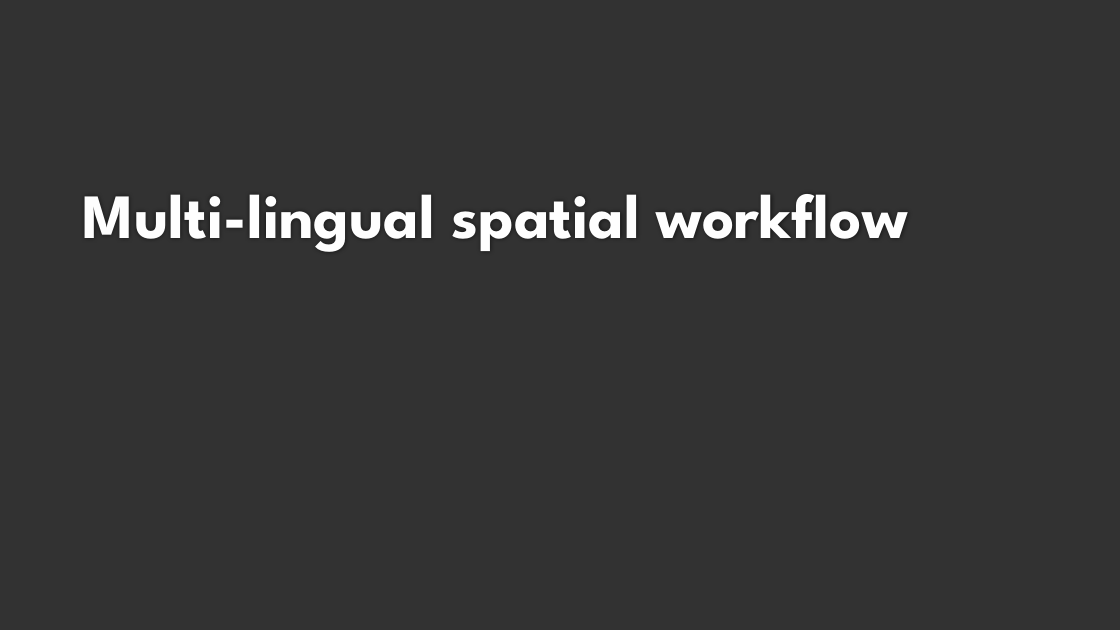
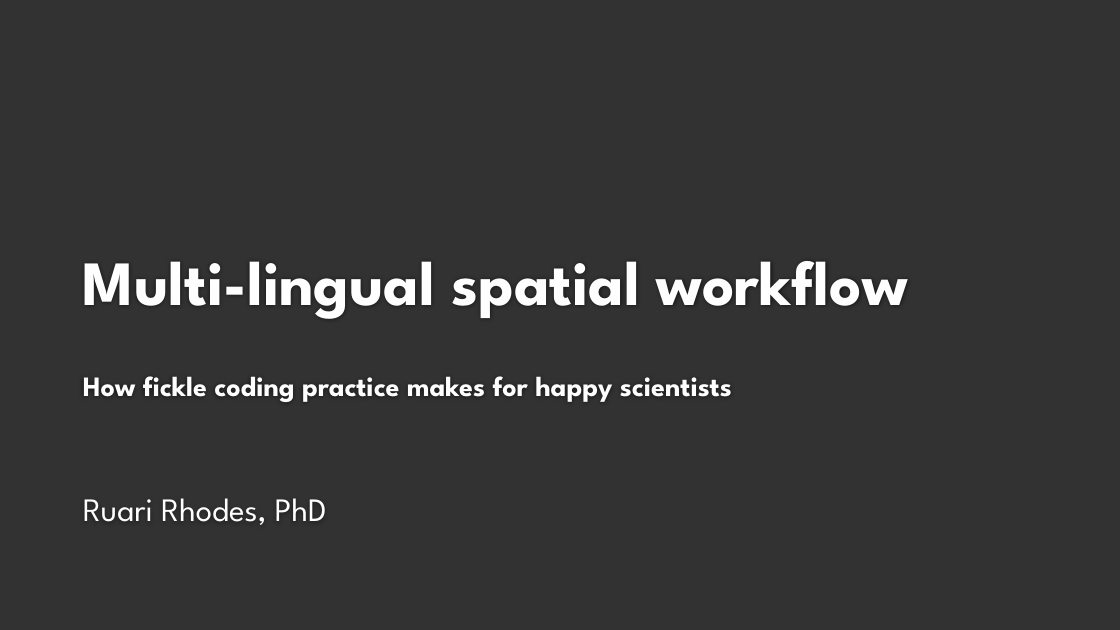
Before and after one commit to ruari-rhodes/ucl-code-workshop, a slide deck: slide 1 of presentation.pptx. Drawn at 1120x630 pixels with LibreOffice and Linux fonts; fonts in the diff are those of the drawing; background and template pictures are left out. Boxes give left, top, right and bottom in pixels: in the first picture for what was removed or moved away, otherwise in the second. Text is boxed around its words. In the diff, an @@ line names an element or a change of style, - is before the commit and + after.

```diff
--- a/presentation.pptx
+++ b/presentation.pptx
@@ title at (83, 261, 908, 402): text changed; size 54 to 24 pt @@
-Multi-lingual spatial workflow
+Multi-lingual spatial workflow
+How fickle coding practice makes for happy scientists
@@ subtitle added at (83, 498, 327, 525), 28 pt, text #FFFFFF @@
+Ruari Rhodes, PhD
```
Also in this commit, not shown: 4 other slides changed, 2 slides added.
